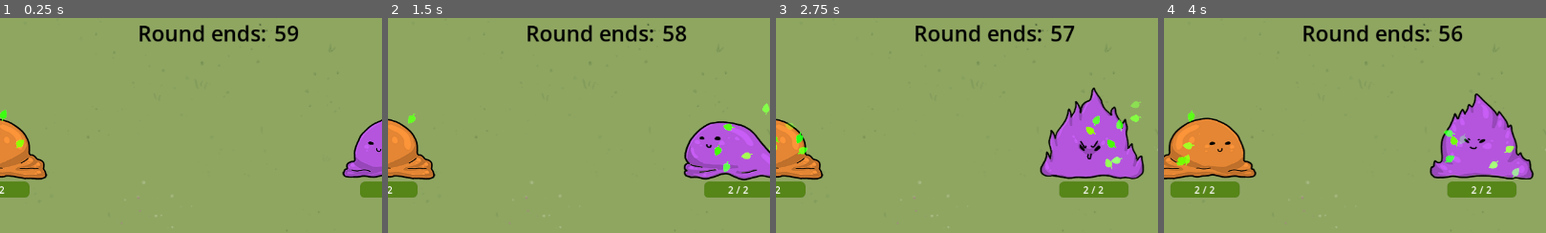
Above: before the commit, frames 1-4 (left to right).
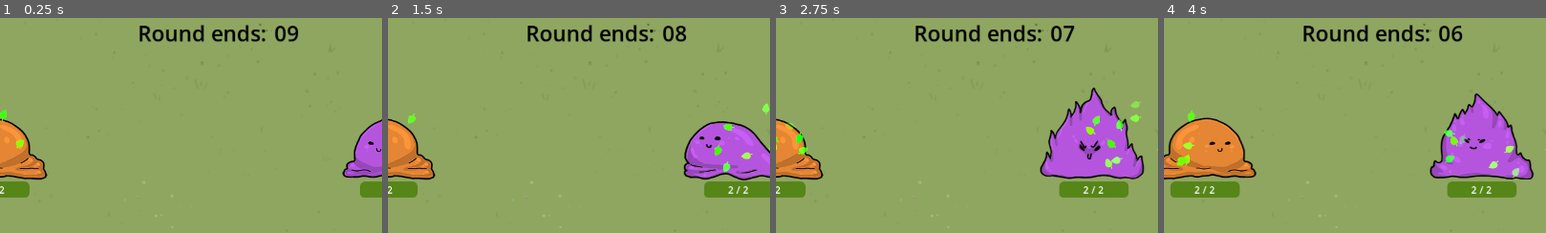
Above: after the commit, the same moments.

Repository: Galitie/mini-tyler-games
Game: Godot game, scene res://tylermon/tylermon.tscn
Two runs of this game, one before a commit and one after it. Both use one fixed random seed, a clock stepped at 60 frames per second and the inputs below. This scene is started directly instead of the project's main scene.
Inputs (mouse positions are % of the whole screen's width and height, from its top left):
- Up to frame 1 (0.25 s): no input
- Up to frame 2 (1.5 s): tap Enter (start) at 0.5, 1.35 s; move the mouse to (72, 45) at 0.52 s; hold Enter (start) 0.53-1.28 s; hold Right (move_piece_right) from 0.53 s (still down); tap Space (jump) at 0.77 s; move the mouse to (30, 55) at 1.27 s
- Up to frame 3 (2.75 s): tap Space (jump) at 1.52 s; move the mouse to (60, 28) at 2.02 s; release Right (move_piece_right) at 2.03 s; hold A (move_left) from 2.03 s (still down); hold Enter (start) from 2.03 s (still down)
- Up to frame 4 (4 s): move the mouse to (45, 70) at 2.77 s; release A (move_left) at 2.78 s; release Enter (start) at 2.78 s; hold Right (move_piece_right) from 2.78 s (still down); tap Enter (start) at 2.85 s; tap Space (jump) at 3.02, 3.77 s; move the mouse to (80, 65) at 3.52 s; hold Enter (start) from 3.53 s (still down)
The pictures show only the part of the screen within x 21-71%, y 0-50%; the shares and areas given below are measured in that part.

The runs differ from the first frame. In frame 1, 0.1% of the frame differs, in the area x 72-75%, y 3-12%; in frame 2, 0.1%; in frame 3, 0.1%; in frame 4, 0.1%.
Error in both runs: Cannot call method 'get_node' on a null value. (res://tylermon/tylermon.gd:39)

Commit message:
Changed color of timer when close to ending

Diff:
--- a/tylermon/tylermon.gd
+++ b/tylermon/tylermon.gd
@@ -41,6 +41,10 @@
 
 func _process(_delta):
 	countdown_nums.text = "%02d" % time_left()
+	if round_timer.time_left < 5:
+		countdown_nums.set("theme_override_colors/font_color", Color("ff0000"))
+	else:
+		countdown_nums.set("theme_override_colors/font_color", Color("000000"))
 	if fight_time:
 		check_for_winners_during_fight()
 
--- a/tylermon/tylermon.tscn
+++ b/tylermon/tylermon.tscn
@@ -12,7 +12,7 @@
 [node name="tylermon" type="Node2D"]
 scale = Vector2(0.998899, 1.00798)
 script = ExtResource("1_66guv")
-fight_length = 60
+fight_length = 10
 upgrade_length = 120
 max_rounds = 10
 
